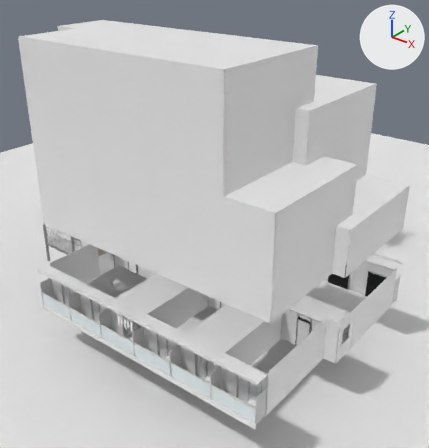
One commit to the glTF model build/floor_2.glb: the scene before it, then after it.
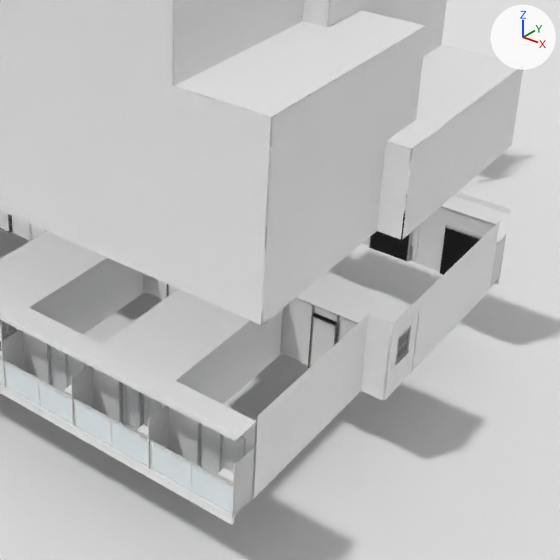
Each version appears first from a 50 mm camera at (37.8, -48.2, 25.4) aimed at (15.7, -20.6, 8.3), and next in a close-up on the part from 31% to 100% of the width and 34% to 100% of the height. Every picture has the same lights, and +X, +Y and +Z are marked at upper right. The last two pictures show the newer version. Where no turn or scale is listed for an object, it has been applied to the vertices. Vertices at exactly the same position are counted once.

Names of what the first close-up shows: 'Bal_facade', 'Bal_floor', 'Bal_part', 'Bal_rail', 'Ceiling', 'DoorLeaf_219', 'J0_winsash', 'J2_roomwall', 'J2_wincurtain', 'Massing', 'Wall_047', 'WinSash_218' and 18 more.
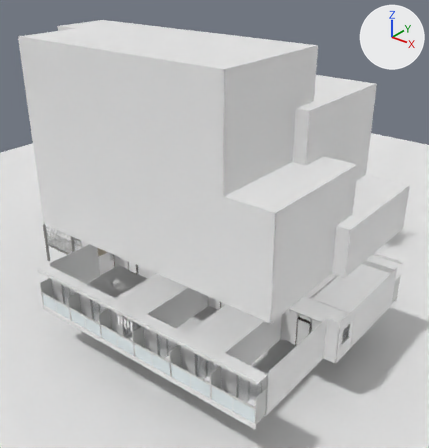
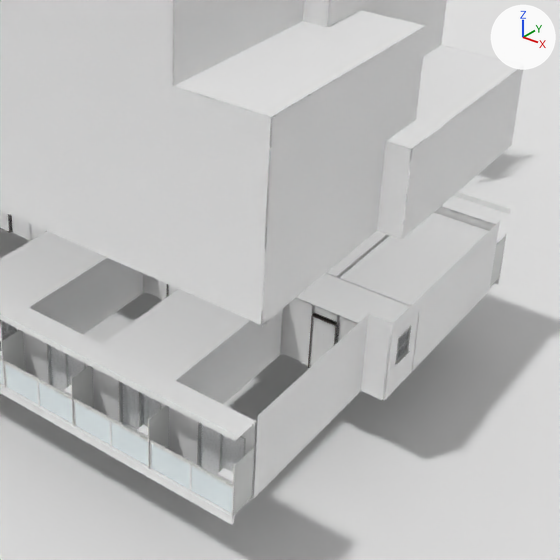
Boxes (x1, y1, x2, y2) around the edits, measured in the close-ups (560 x 560 px):
'J2_roomwall', reshaped: before (0, 231, 283, 404); after (0, 203, 489, 404)
part 1 of me_room_202_shell, added (mostly hidden): after (265, 203, 406, 279)
part 2 of me_room_202_shell, added: after (340, 213, 489, 306)
part 3 of me_win_201_curtain, deleted (black): before (440, 228, 480, 275)
part 4 of me_win_201_curtain, deleted (black): before (370, 214, 409, 261)

Patch to the scene script:
```diff
--- a/build/floor_2.glb.py
+++ b/build/floor_2.glb.py
@@ me_room_202_shell @@
 # used by ob_j2_roomwall; location = (0.0, 0.0, 0.0)
-me_room_202_shell.from_pydata(...)  # 200 vertices, 192 faces; spans x 0.1..22.2, y -28.0..-3.0, z 2.9..5.3
+me_room_202_shell.from_pydata(...)  # 300 vertices, 288 faces; spans x 0.1..25.9, y -28.0..-3.0, z 2.9..5.3
+# me_room_202_shell part 1: a new loose piece of 22 vertices spanning x 20.3..23.0, y -20.2..-14.4, z 2.9..5.3
+# me_room_202_shell part 2: a new loose piece of 22 vertices spanning x 23.2..25.9, y -20.2..-14.4, z 2.9..5.3
+# other edits to the shape of me_room_202_shell do not show in these pictures
 me_room_202_shell.materials.append(mat_mr_wall)
@@ me_win_201_curtain @@
 # used by ob_j2_wincurtain; location = (0.0, 0.0, 0.0)
-me_win_201_curtain.from_pydata(...)  # 144 vertices, 72 faces; spans x 0.1..25.7, y -28.0..-1.0, z 2.9..4.9
+me_win_201_curtain.from_pydata(...)  # 128 vertices, 64 faces; spans x 0.1..24.9, y -28.0..-1.0, z 2.9..4.9
+# me_win_201_curtain part 3: the loose piece of 4 vertices spanning x 24.1..25.7, y -14.4, z 2.9..4.9 is deleted
+# me_win_201_curtain part 4: the loose piece of 4 vertices spanning x 21.2..22.8, y -14.4, z 2.9..4.9 is deleted
+# other edits to the shape of me_win_201_curtain do not show in these pictures
 me_win_201_curtain.materials.append(mat_mr_pal)
```
